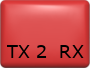
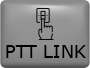
Layer changes from the first (90, 68) image to the second:
added layer "IMG PTT" above "IMG SYNC1" over (36, 8, 54, 40)
added layer "PTT" above "TARGET" over (6, 45, 86, 58)
renamed "RX2TX" to "TX SYNC RX", hid it, painted on it over (7, 45, 84, 58)
showed "Bottone 1.png" over (0, 0, 90, 68)
hid "Bottone 5.png" over (0, 0, 90, 68)
